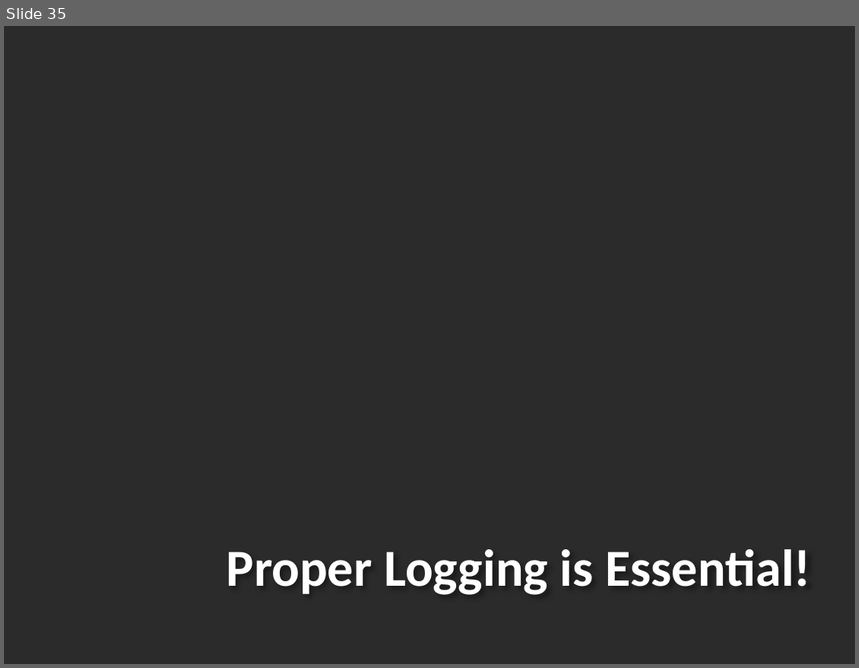
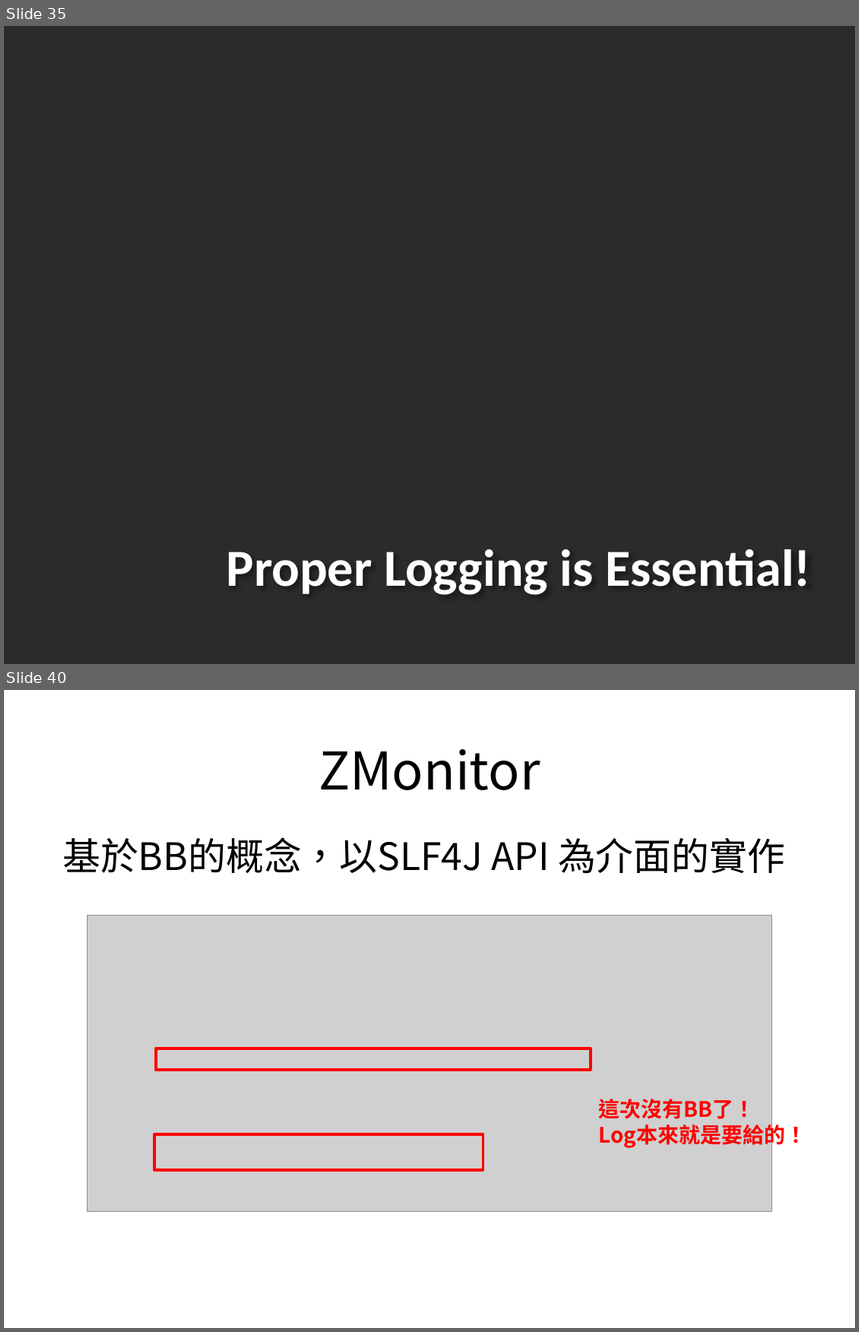
Before and after one commit to zanyking/java_two, a slide deck: 2013/Active Application Monitoring.pptx. Shown one above the other, each under a label of ours: slide 35 before the commit, slides 35 and 40 after it; the slides between them are not shown. The pictures are 859x668 and 859x1332 pixels, drawn with LibreOffice and Linux fonts; fonts in the diff are those of the drawing; grey boxes stand for pictures; background and template pictures are left out; a plain dark background stands for a picture behind light text. Boxes give left, top, right and bottom in pixels: in the first picture for what was removed or moved away, otherwise in the second. Text is boxed around its words. In the diff, an @@ line names an element or a change of style, - is before the commit and + after.

```diff
--- a/2013/Active Application Monitoring.pptx
+++ b/2013/Active Application Monitoring.pptx
@@ slide 40 added at (4,690,855,1328), background picture (left out) @@
@@ title added at (319,749,541,790), 44 pt, text #000000 @@
+ZMonitor
@@ text added at (63,837,785,873), 32 pt, text #000000 @@
+基於BB的概念，以SLF4J API 為介面的實作
@@ picture added at (88,916,772,1212) @@
@@ rectangle added at (155,1049,591,1070), outline #FF0000 2.5 pt @@
@@ text added at (599,1099,807,1149), 18 pt, text #FF0000, bold @@
+這次沒有BB了！
+Log本來就是要給的！
@@ rectangle added at (154,1135,484,1170), outline #FF0000 2.5 pt @@
```
Also in this commit, not shown: 5 slides changed, 8 other slides added, 2 slides removed, 31 other files.
